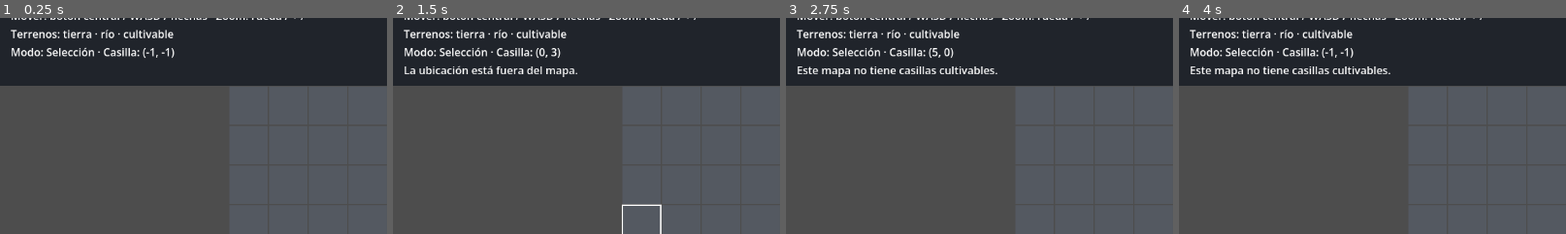
Above: before the commit, frames 1-4 (left to right).
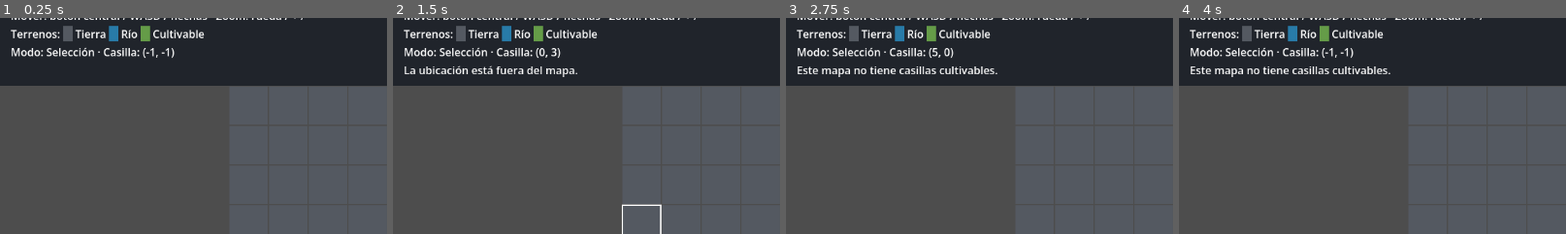
Above: after the commit, the same moments.

Repository: Palehour/londinium
Game: Godot game, scene res://scenes/main.tscn
The game is run twice, just before and just after one commit, with the same random seed, the same clock (stepped at 60 frames per second) and the same inputs.
Inputs (mouse positions are % of the whole screen's width and height, from its top left):
- Up to frame 1 (0.25 s): no input
- Up to frame 2 (1.5 s): tap Enter at 0.5 s; move the mouse to (72, 45) at 0.52 s; hold D 0.53-1.25 s; tap 1 at 0.6 s; click (72, 45) at 0.67 s; tap 5 at 0.8 s; tap Space at 1.25 s; drag from (30, 55) to (45, 70) at 1.27 s
- Up to frame 3 (2.75 s): tap Enter at 2 s; move the mouse to (60, 28) at 2.02 s; hold D from 2.03 s (still down); tap 1 at 2.1 s; click (60, 28) at 2.17 s; tap 5 at 2.3 s
- Up to frame 4 (4 s): release D at 2.75 s; tap Space at 2.75 s; drag from (45, 70) to (20, 35) at 2.77 s; tap Enter at 3.5 s; move the mouse to (80, 65) at 3.52 s; hold A from 3.53 s (still down); hold Shift from 3.53 s (still down); click (80, 65) at 3.67 s; tap 5 at 3.8 s
The pictures show only the part of the screen within x 0-50%, y 11-61%; the shares and areas given below are measured in that part.

The runs differ from the first frame. In frame 1, 1.3% of the frame differs, in the area x 16-53%, y 3-11%; in frame 2, 1.3%; in frame 3, 1.3%; in frame 4, 1.3%.

Commit message:
fix(sim): share placement rules with map availability

Diff:
--- a/src/game/game_session.gd
+++ b/src/game/game_session.gd
@@ -22,7 +22,7 @@
 
 
 func get_building_unavailable_reason(id: StringName) -> StringName:
-	return context.building_unavailable_reason(id)
+	return simulation.get_building_unavailable_reason(id)
 
 
 func submit_command(command: SimulationCommand) -> void:
--- a/src/game/map_view/map_view.gd
+++ b/src/game/map_view/map_view.gd
@@ -16,7 +16,7 @@
 func _ready() -> void:
 	var layer: CanvasLayer = CanvasLayer.new()
 	add_child(layer)
-	var loaded: DataLoadResult = DataLoader.new().load_all()
+	var loaded: DataLoadResult = _load_catalog()
 	if not loaded.is_ok():
 		_show_load_error(layer, loaded.errors)
 		return
@@ -37,10 +37,26 @@
 	help.position = Vector2(presentation.layout["help_x"], presentation.layout["help_y"])
 	help.mouse_filter = Control.MOUSE_FILTER_IGNORE
 	layer.add_child(help)
-	for text: String in [Strings.LOADING, Strings.LEGEND, "", ""]:
+	for text: String in [Strings.LOADING, "", ""]:
 		var label: Label = Label.new()
 		label.text = text
 		help.add_child(label)
+	var legend: HBoxContainer = HBoxContainer.new()
+	legend.mouse_filter = Control.MOUSE_FILTER_IGNORE
+	var caption: Label = Label.new()
+	caption.text = Strings.LEGEND
+	legend.add_child(caption)
+	for kind: String in ["land", "river", "cultivable"]:
+		var sample: ColorRect = ColorRect.new()
+		sample.color = presentation.terrain[kind]
+		sample.custom_minimum_size = Vector2.ONE * presentation.layout["font_size"]
+		sample.mouse_filter = Control.MOUSE_FILTER_IGNORE
+		legend.add_child(sample)
+		var label: Label = Label.new()
+		label.text = Strings.TERRAIN_LABELS[kind]
+		legend.add_child(label)
+	help.add_child(legend)
+	help.move_child(legend, 1)
 	_mode = help.get_child(2) as Label
 	_status = help.get_child(3) as Label
 	_help = help.get_child(0) as Label
@@ -62,6 +78,10 @@
 	get_viewport().size_changed.connect(_resized)
 	_update_mode()
 	queue_redraw()
+
+
+func _load_catalog() -> DataLoadResult:
+	return DataLoader.new().load_all()
 
 
 func _update_help() -> void:
--- a/src/sim/commands/build_command.gd
+++ b/src/sim/commands/build_command.gd
@@ -40,13 +40,9 @@
 	for building: Dictionary in state.buildings:
 		if building["cell"] == [_cell.x, _cell.y]:
 			return &"occupied_cell"
-	var tags: Array[String] = _context.buildings[_definition_id].tags
-	if "cultivable" in tags and _cell not in map.cultivable_cells:
-		return &"not_cultivable"
-	if "river" in tags and _cell not in map.river_cells:
-		return &"requires_river"
-	if "river" not in tags and _cell in map.river_cells:
-		return &"requires_land"
+	var terrain_reason: StringName = _context.terrain_placement_reason(_definition_id, _cell)
+	if terrain_reason != &"":
+		return terrain_reason
 	if state.money < int(params.get_value(StringName("building.%s.cost" % _definition_id))):
 		return &"insufficient_money"
 	return &""
--- a/src/sim/economy_context.gd
+++ b/src/sim/economy_context.gd
@@ -35,4 +35,19 @@
 		return &"unknown_building"
 	if "cultivable" in buildings[id].tags and map.cultivable_cells.is_empty():
 		return &"no_cultivable_cells"
+	for x: int in range(map.width):
+		for y: int in range(map.height):
+			if terrain_placement_reason(id, Vector2i(x, y)) == &"":
+				return &""
+	return &"requires_river" if "river" in buildings[id].tags else &"requires_land"
+
+
+func terrain_placement_reason(id: StringName, cell: Vector2i) -> StringName:
+	var tags: Array[String] = buildings[id].tags
+	if "cultivable" in tags and cell not in map.cultivable_cells:
+		return &"not_cultivable"
+	if "river" in tags and cell not in map.river_cells:
+		return &"requires_river"
+	if "river" not in tags and cell in map.river_cells:
+		return &"requires_land"
 	return &""
--- a/src/sim/simulation.gd
+++ b/src/sim/simulation.gd
@@ -54,6 +54,10 @@
 		WorkersSystem.refresh_counts(_state)
 
 
+func get_building_unavailable_reason(id: StringName) -> StringName:
+	return _context.building_unavailable_reason(id) if _context != null else &"unknown_building"
+
+
 func apply_command(command: SimulationCommand) -> void:
 	if not _state.defeat_causes.is_empty():
 		_reject_after_defeat(command)
--- a/src/ui/strings.gd
+++ b/src/ui/strings.gd
@@ -3,7 +3,8 @@
 
 const HELP: String = "1 %s · 2 %s · 3 %s · 4 %s · 5 %s\nClic: seleccionar/construir · Supr: demoler · Esc: seleccionar\nMover: botón central / WASD / flechas · Zoom: rueda / + / −"
 const LOADING: String = "Cargando mapa…"
-const LEGEND: String = "Terrenos: tierra · río · cultivable"
+const LEGEND: String = "Terrenos:"
+const TERRAIN_LABELS: Dictionary[String, String] = {"land": "Tierra", "river": "Río", "cultivable": "Cultivable"}
 const NO_CULTIVABLE_CELLS: String = "Este mapa no tiene casillas cultivables."
 const DISABLED_BUILDING: String = "%s (desactivado: %s)"
 const SELECT: String = "Selección"
--- a/tests/game/test_panel_mount.gd
+++ b/tests/game/test_panel_mount.gd
@@ -85,3 +85,23 @@
 	for diagnostic: String in diagnostics:
 		assert_false(label.text.contains(diagnostic))
 		assert_push_error(diagnostic)
+
+
+func test_legend_samples_match_map_data_colors() -> void:
+	var viewport: SubViewport = SubViewport.new()
+	viewport.size = Vector2i(1152, 800)
+	add_child_autofree(viewport)
+	var scene: Node = (load("res://scenes/main.tscn") as PackedScene).instantiate()
+	viewport.add_child(scene)
+	var view: Node = scene.get_node("Map")
+	var help: Label = view.get("_help") as Label
+	var legend: Node = help.get_parent().get_child(1)
+	assert_is(legend, HBoxContainer)
+	if legend is not HBoxContainer:
+		return
+	var presentation: MapPresentation = view.get("presentation") as MapPresentation
+	var keys: Array[String] = ["land", "river", "cultivable"]
+	for index: int in range(keys.size()):
+		var sample: ColorRect = legend.get_child(index * 2 + 1) as ColorRect
+		assert_not_null(sample)
+		assert_eq(sample.color, presentation.terrain[keys[index]])
--- a/tests/game/test_wheat_field_availability.gd
+++ b/tests/game/test_wheat_field_availability.gd
@@ -1,22 +1,34 @@
 extends GutTest
 
 
-func _fixture(has_cultivable_cells: bool) -> Node2D:
+class FixtureView extends "res://src/game/map_view/map_view.gd":
+	var fixture_catalog: DataLoadResult
+
+
+	func _load_catalog() -> DataLoadResult:
+		return fixture_catalog
+
+
+func _fixture(has_cultivable_cells: bool, changed_tags: bool = false) -> Node2D:
+	var documents: Dictionary[String, Dictionary] = {}
+	for folder: String in ["economy", "roles", "maps"]:
+		for file_name: String in DirAccess.open("res://data/" + folder).get_files():
+			if file_name.ends_with(".json"):
+				var path: String = folder.path_join(file_name)
+				documents[path] = JSON.parse_string(FileAccess.get_file_as_string("res://data/" + path))
+	documents["maps/whitechapel_1850s.json"]["cultivable_cells"] = [[2, 2]] if has_cultivable_cells else []
+	if changed_tags:
+		documents["economy/buildings.json"]["wheat_field"]["tags"].erase("cultivable")
+		documents["economy/buildings.json"]["bakery"]["tags"].append("cultivable")
+	var loaded: DataLoadResult = DataLoader.new().load_documents(documents)
+	assert_true(loaded.is_ok(), str(loaded.errors))
 	var viewport: SubViewport = SubViewport.new()
 	viewport.size = Vector2i(1152, 800)
 	add_child_autofree(viewport)
-	var scene: Node = (load("res://scenes/main.tscn") as PackedScene).instantiate()
-	viewport.add_child(scene)
-	var view: Node2D = scene.get_node("Map") as Node2D
+	var view: FixtureView = FixtureView.new()
+	view.fixture_catalog = loaded
+	viewport.add_child(view)
 	(view.get("clock") as SimClock).speed = 0
-	var session: GameSession = view.get("session") as GameSession
-	var map: MapDef = MapDef.new()
-	map.width = 8
-	map.height = 8
-	if has_cultivable_cells:
-		map.cultivable_cells.append(Vector2i(2, 2))
-	session.context.map = map
-	view.call("_update_help")
 	return view
 
 
@@ -25,6 +37,19 @@
 	event.keycode = key
 	event.pressed = true
 	view.call("_unhandled_input", event)
+
+
+func _click(view: Node2D, cell: Vector2i) -> void:
+	var geometry: MapGeometry = view.get("geometry") as MapGeometry
+	var presentation: MapPresentation = view.get("presentation") as MapPresentation
+	var click: InputEventMouseButton = InputEventMouseButton.new()
+	click.button_index = MOUSE_BUTTON_LEFT
+	click.pressed = true
+	click.position = geometry.cell_to_screen(cell) + Vector2(0, presentation.layout["header_height"])
+	view.call("_unhandled_input", click)
+	var session: GameSession = view.get("session") as GameSession
+	session.simulation.tick()
+	session.publish_tick()
 
 
 func test_no_cultivable_cells_disables_help_and_shortcut_with_same_reason() -> void:
@@ -61,14 +86,17 @@
 	_press(view, KEY_5)
 	assert_eq(view.get("_building_type"), &"wheat_field")
 	assert_ne((view.get("_status") as Label).text, "Este mapa no tiene casillas cultivables.")
+	_click(view, Vector2i(2, 2))
+	var session: GameSession = view.get("session") as GameSession
+	var buildings: Array = session.get_snapshot()["economy"]["buildings"]
+	assert_eq(buildings.size(), 1)
+	if not buildings.is_empty():
+		assert_eq(buildings[0]["definition_id"], &"wheat_field")
+		assert_eq(buildings[0]["cell"], [2, 2])
 
 
 func test_availability_tracks_changed_catalog_tags_instead_of_building_id() -> void:
-	var view: Node2D = _fixture(false)
-	var session: GameSession = view.get("session") as GameSession
-	session.context.buildings[&"wheat_field"].tags.erase("cultivable")
-	session.context.buildings[&"bakery"].tags.append("cultivable")
-	view.call("_update_help")
+	var view: Node2D = _fixture(false, true)
 	var help: String = (view.get("_help") as Label).text
 	assert_string_contains(help, "5 Campo de trigo\n")
 	assert_string_contains(help, "3 Panadería (desactivado:")
--- a/tests/sim/test_build_commands.gd
+++ b/tests/sim/test_build_commands.gd
@@ -111,6 +111,31 @@
 	_context.map.cultivable_cells.append(Vector2i(1, 1))
 	assert_eq(_context.building_unavailable_reason(&"bakery"), &"")
 	assert_eq(_context.building_unavailable_reason(definition.id), &"")
+
+
+func test_map_availability_uses_the_same_terrain_rules_as_build_commands() -> void:
+	_context.map.river_cells.clear()
+	assert_eq(_context.building_unavailable_reason(&"wharf"), &"requires_river")
+	assert_eq(_context.building_unavailable_reason(&"mill"), &"")
+	_reject(&"wharf", Vector2i(1, 1), &"requires_river")
+	for x: int in range(_context.map.width):
+		for y: int in range(_context.map.height):
+			_context.map.river_cells.append(Vector2i(x, y))
+	assert_eq(_context.building_unavailable_reason(&"wharf"), &"")
+	assert_eq(_context.building_unavailable_reason(&"mill"), &"requires_land")
+	_reject(&"mill", Vector2i(1, 1), &"requires_land")
+
+
+func test_availability_queries_the_simulation_owned_map_copy() -> void:
+	var sim: Simulation = _sim()
+	_context.map.cultivable_cells.append(Vector2i(2, 2))
+	assert_eq(_context.building_unavailable_reason(&"wheat_field"), &"")
+	assert_eq(sim.get_building_unavailable_reason(&"wheat_field"), &"no_cultivable_cells")
+	var command: BuildCommand = BuildCommand.new(_context, &"wheat_field", Vector2i(2, 2))
+	sim.apply_command(command)
+	sim.tick()
+	assert_false(command.accepted)
+	assert_eq(command.reason, &"not_cultivable")
 
 
 func test_wharf_requires_river_and_land_buildings_cannot_use_river() -> void:
Not shown, changed: .github/screenshots/issue-8-map.png
